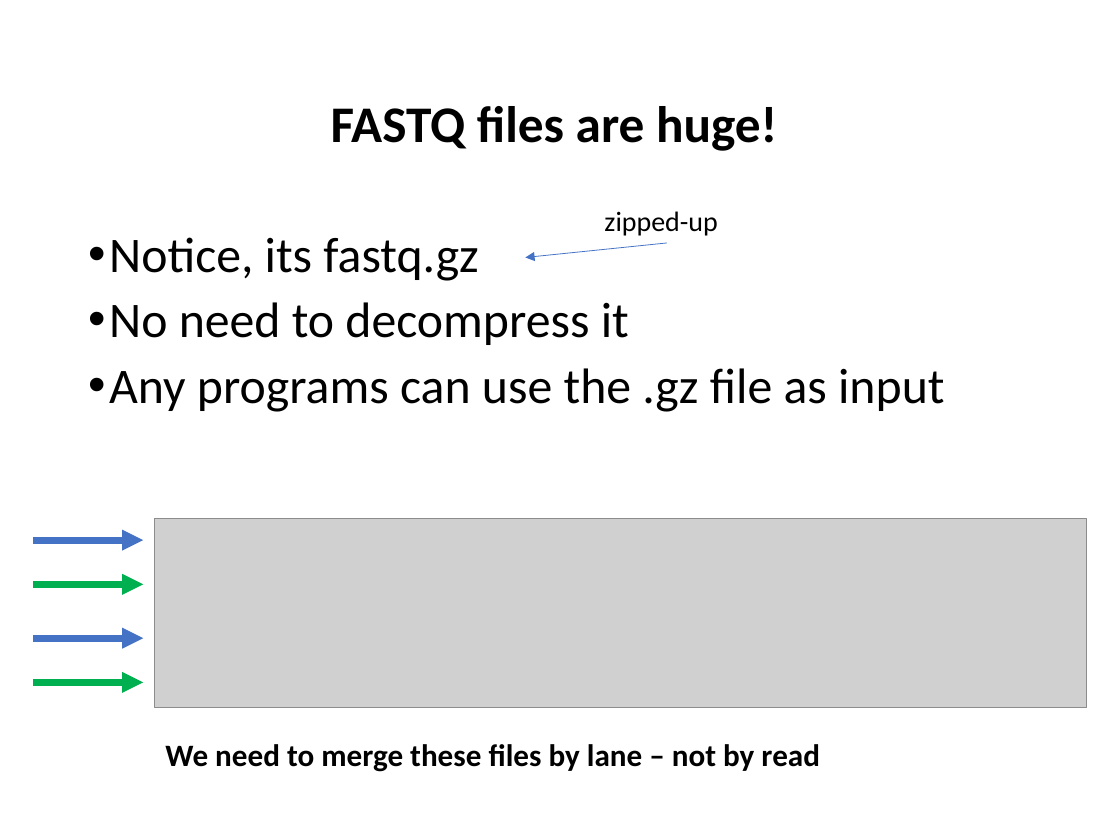
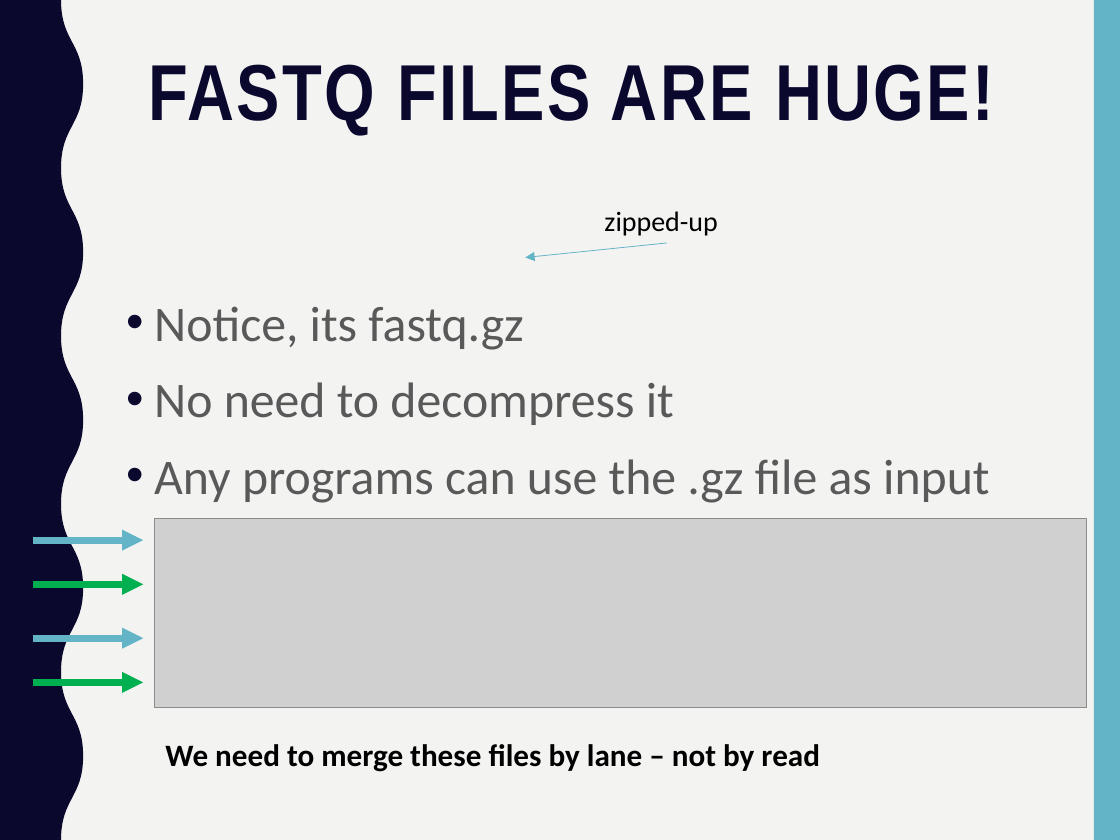
Before and after one commit to PRodriguez19/Intro-to-rnaseq, a slide deck: slide 30 of lectures/Lecture5-MMG232.pptx (slide 20 before the commit). Drawn at 1120x840 pixels with LibreOffice and Linux fonts; fonts in the diff are those of the drawing; grey boxes stand for pictures. Boxes give left, top, right and bottom in pixels: in the first picture for what was removed or moved away, otherwise in the second. Text is boxed around its words. In the diff, an @@ line names an element or a change of style, - is before the commit and + after.

```diff
--- a/lectures/Lecture5-MMG232.pptx
+++ b/lectures/Lecture5-MMG232.pptx
@@ background #FFFFFF to #F3F3F2 @@
@@ freeform shape added at [0, 0, 83, 840], fill #0B082E @@
@@ rectangle added at [1094, 0, 1120, 840], fill #62B4C6 @@
@@ title "FASTQ FILES ARE HUGE!" at [149, 64, 993, 135]: vertical alignment middle to top @@
@@ title at [149, 64, 993, 135]: text changed; size 33 to 51 pt; font Calibri to Arial Narrow; text colour #000000 to #0B082E @@
-FASTQ files are huge!
+FASTQ FILES ARE HUGE!
@@ arrow (666, 243) - (525, 258): stroke #4472C4 0.5 pt to #62B4C6 0.5 pt @@
@@ text "Notice, its fastq.gz": place and size @@
-text "Notice, its fastq.gz" at [109, 237, 944, 412]
+text "Notice, its fastq.gz" at [154, 306, 989, 503]
@@ text "Notice, its fastq.gz" at [154, 306, 989, 503]: text colour #000000 to #595959; indent changed; line spacing 0.9 to 1.1 @@
@@ arrow (34, 540) - (143, 540): stroke #4472C4 4.5 pt to #62B4C6 4.5 pt @@
@@ arrow (34, 638) - (143, 638): stroke #4472C4 4.5 pt to #62B4C6 4.5 pt @@
```
Also in this commit, not shown: 25 other slides changed, 15 slides added, 5 slides removed, 6 other files.
